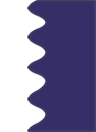
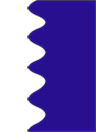
Before/after of a 96 × 132 layered artwork. What changed in the layer stack:
painted on "Layer 5" over [27, 0, 96, 132]
